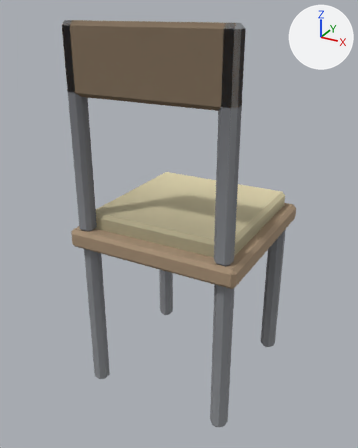
The glTF model public/assets/island/furniture-v1/furn_dining_chair__walnut.glb, before and after one commit.
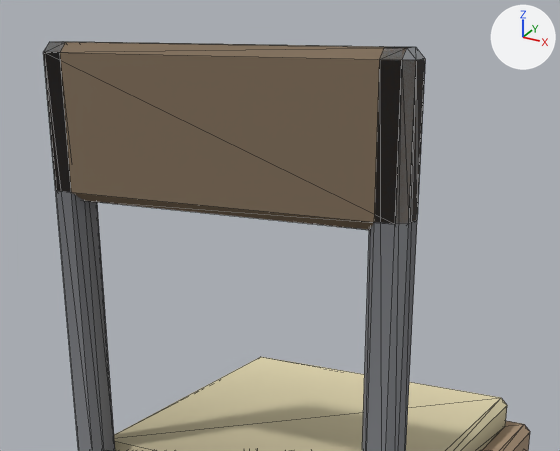
Each version is shown whole from a 50 mm lens placed at (0.576, -1.109, 1.008), pointed at (-0.021, -0.024, 0.466), then close up on the part from 11% to 87% of the width and 0% to 48% of the height. The axes (+X, +Y, +Z) are drawn at upper right. The lights are the same throughout. The first two pictures are the older version. The close-ups show mesh edges as thin lines. Where no turn or scale is listed for an object, it has been applied to the vertices. Vertices at exactly the same position are counted once.
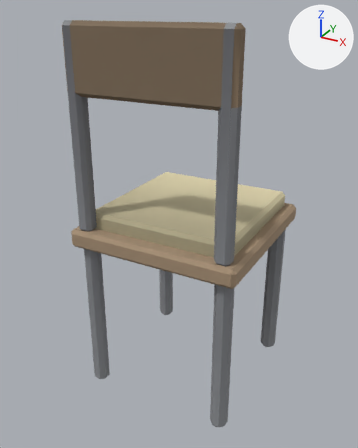
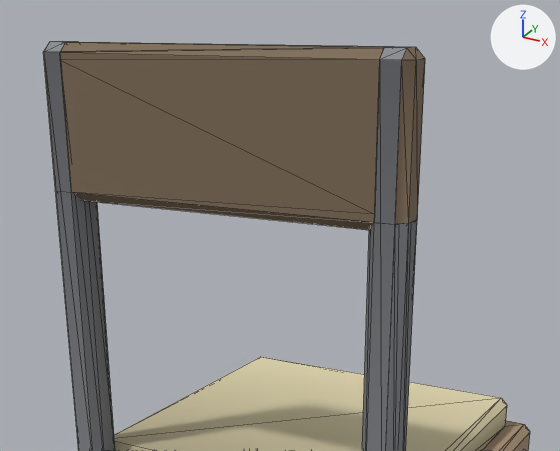
Changed parts and their boxes [x1, y1, x2, y2] in the close-ups (560 x 451 px):
part 1 of me_mesh_0, reshaped: before [43, 42, 425, 451]; after [55, 42, 417, 451]
part 2 of me_mesh_0, recoloured: [44, 45, 425, 60] in both

Patch to the scene script:
```diff
--- a/public/assets/island/furniture-v1/furn_dining_chair__walnut.glb.py
+++ b/public/assets/island/furniture-v1/furn_dining_chair__walnut.glb.py
@@ me_mesh_0 @@
 # used by ob_mesh_0; location = (-0.23, 0.23, 0.0)
-me_mesh_0.from_pydata(...)  # 236 vertices, 452 faces; spans x 0.0..0.46, y -0.46..0.0, z 0.0..0.98
+me_mesh_0.from_pydata(...)  # 256 vertices, 468 faces; spans x 0.0..0.46, y -0.46..0.0, z 0.0..0.98
+# me_mesh_0 part 1
+# 22 faces are deleted
+# 20 vertices are added at x 0.02..0.44, y -0.45..-0.41, z 0.83..0.98
+# 38 new faces join them
+# me_mesh_0 part 2: 8 kept faces spanning x 0.02..0.44, y -0.45..-0.41, z 0.97..0.98 get new vertex colours; the middle colour goes from grey #9c9fa3 to brown #8e7a63
 me_mesh_0.materials.append(mat_primary)
```
